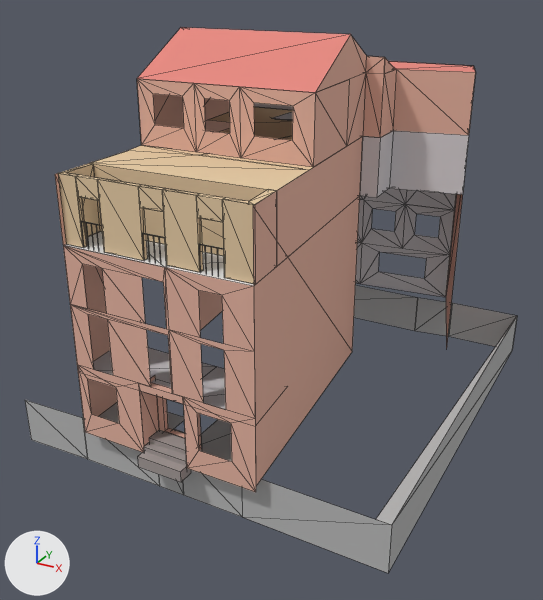
The Blender file Tribe2020/Assets/Art/Models/Buildings/San Pablo 3D.blend as it was, and as the next commit left it.
Rendered twice from a 50 mm lens placed at (18.2, -36.3, 20.6), pointed at (-0.3, -2.6, 3.8). Every picture has the same lights, and +X, +Y and +Z are marked at lower left. Mesh edges are drawn as thin lines. The same objects are shown in both versions, whatever each file hides.

Names of what the first picture shows: 'Exteriour', 'Level 3 Roof'.
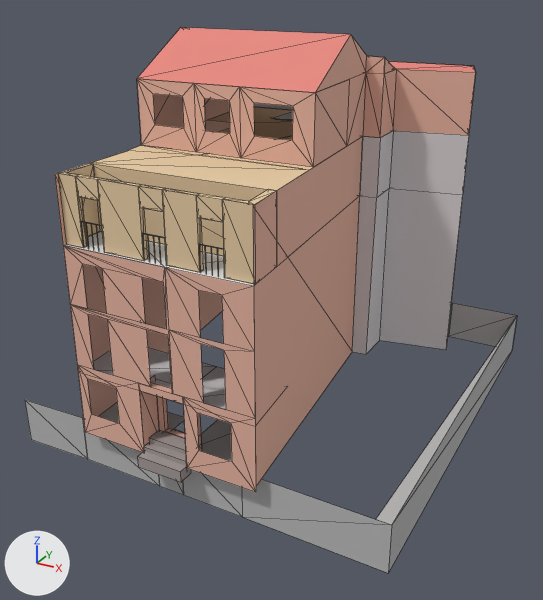
Location of each change, [x1, y1, x2, y2] in pixels of the pictures (543 x 600 px):
part 1 of me_polyface_1015, built on
    before: [55, 120, 230, 416]
    after: [55, 120, 463, 416]

What the commit changed:
me_polyface_1015 is used by ob_exteriour; location (0.0, 0.0, 0.0).
me_polyface_1015 had 824 vertices, 529 faces, 24 loose edges and spanned x -10.7..10.6, y -13.2..12.0, z -2.9..17.8.
me_polyface_1015 now has 830 vertices, 533 faces, 24 loose edges and spans x -10.7..10.6, y -13.2..12.0, z -2.9..17.8.
Part 1, on me_polyface_1015:
4 faces are deleted.
6 vertices are added at (4.0, 1.3, -0.4), (4.1, 1.3, 9.3), (4.0, 3.5, -0.4), (4.0, 3.5, 9.3), (8.0, 4.2, -0.4), (8.0, 4.2, 9.3).
5 new faces join them, mat_fasad (beige #e7b6a4).
3 new faces join them, mat_fasad3 (light grey #d8d4d7).
